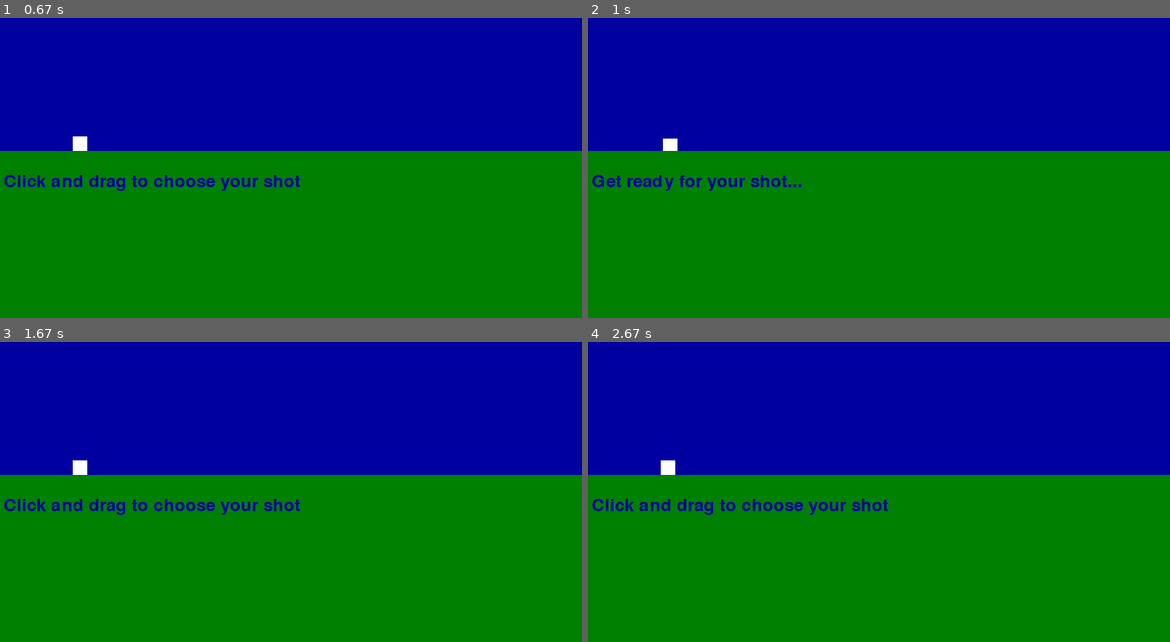
Above: before the commit, frames 1-4 (two rows, left to right).
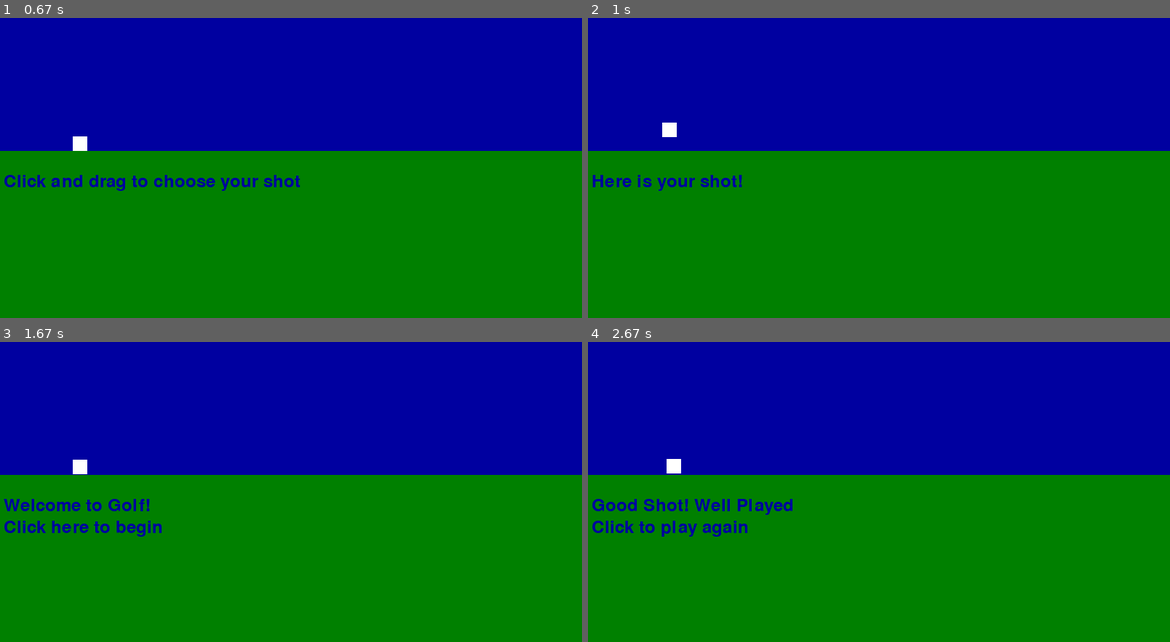
Above: after the commit, the same moments.

Repository: connorsadler/pygamehelperpublic
Game: pygame game, started from samplegame13_golf2.py
The game is run twice, just before and just after one commit, with the same random seed, the same clock (stepped at 60 frames per second) and the same inputs.
Inputs (mouse positions are in pixels of both pictures, inside the frame that each line leads up to):
- Up to frame 1 (0.67 s): press the mouse at (151, 105) at 0.37 s; move the mouse to (250, 150) at 0.47 s; release the mouse at (349, 198) at 0.6 s
- Up to frame 2 (1 s): press the mouse at (739, 105) at 0.7 s; move the mouse to (710, 51) at 0.8 s; release the mouse at (outside the picture) at 0.93 s
- Up to frame 3 (1.67 s): press the mouse at (151, 429) at 1.03 s; move the mouse to (197, 435) at 1.13 s; release the mouse at (250, 441) at 1.27 s; press the mouse at (151, 429) at 1.37 s; move the mouse to (314, 420) at 1.47 s; release the mouse at (471, 414) at 1.6 s
- Up to frame 4 (2.67 s): press the mouse at (739, 429) at 1.7 s; move the mouse to (873, 372) at 1.8 s; release the mouse at (outside the picture) at 1.93 s; click (outside the picture) at 2.05 s; press the mouse at (outside the picture) at 2.37 s; move the mouse to (outside the picture) at 2.47 s; release the mouse at (663, 381) at 2.6 s

Frame 1 is identical in both runs. In frame 2, 0.9% of the frame differs, in the area x 0-37%, y 34-58%; in frame 3, 1.6%; in frame 4, 1.7%, in the area x 0-52%, y 38-65%.

Commit message:
golf drag and fire game

Diff:
--- a/pygamehelper.py
+++ b/pygamehelper.py
@@ -114,6 +114,9 @@
         self.x += xvel
         self.y += yvel
 
+    def moveByVector(self, v):
+        self.moveBy(v[0], v[1])
+
     def moveForward(self, amount):
         (dx, dy) = resolveAngle(self.angle, amount)
         self.x += dx
@@ -657,6 +660,9 @@
 
 def scaleVector(v, scaleBy):
     return (v[0] * scaleBy, v[1] * scaleBy)
+
+def inverseVector(v):
+    return scaleVector(v, -1)
 
 def isVectorZero(v, tolerance):
     if v[0] == 0 and v[1] == 0:
--- a/samplegame13_golf2.py
+++ b/samplegame13_golf2.py
@@ -76,7 +76,8 @@
     def reset(self):
         # move the ball back to it's initial location
         ball = self.gameLogicController.ball
-        ball.setLocation((100, 350))
+        ground = self.gameLogicController.ground
+        ball.setLocation((100, ground.y - ball.height - 1))
 
 #
 # Allows user to drag and draw the shot "line" away from the ball
@@ -89,13 +90,15 @@
 
     def reset(self):
         self.dragging = False
-        self.dragEndpoint = None
+        self.dragEndPoint = None
+
+        ball = self.gameLogicController.ball
+        self.dragStartPoint = (ball.x, ball.y + ball.height)
 
     def draw(self):
         super().draw()
-        if self.dragEndpoint != None:
-            ball = self.gameLogicController.ball
-            drawLineThick((ball.x, ball.y + ball.height), self.dragEndpoint, red)
+        if self.dragEndPoint != None:
+            drawLineThick(self.dragStartPoint, self.dragEndPoint, red)
 
     def onClick(self, event):
         if event.type == pygame.MOUSEBUTTONUP:
@@ -111,26 +114,57 @@
 
     def onMouseMove(self, event):
         if self.dragging:
-            self.dragEndpoint = pygame.mouse.get_pos()
+            self.dragEndPoint = pygame.mouse.get_pos()
+
+    def getChosenShotVector(self):
+        if self.dragEndPoint == None:
+            return (10, -30)
+        result = subtractVectors(self.dragEndPoint, self.dragStartPoint)
+        # If they dragged down the screen, take that as the drag point spring back towards the ball and hitting it up the screen
+        if result[1] > 0:
+            result = inverseVector(result)
+        return result
 
 class Stage3(Stage):
     def __init__(self, gameLogicController):
-        super().__init__(gameLogicController, ["Get ready for your shot..."])
+        super().__init__(gameLogicController, ["Here is your shot!"])
+        self.moveVector = None
+
+    def reset(self):
+        self.chosenShotVector = self.gameLogicController.getChosenShotVector()
+        self.moveVector = scaleVector(self.chosenShotVector, 0.03)
 
     def move(self):
         ball = self.gameLogicController.ball
-        ball.moveBy(1,1)
+        ball.moveByVector(self.moveVector)
+        self.moveVector = (self.moveVector[0], self.moveVector[1] + 0.07)
+        # Stop it moving past ground level!
+        ground = self.gameLogicController.ground
+        if ball.y >= ground.y - ball.height:
+            ball.y = ground.y - ball.height
+            self.moveVector = (self.moveVector[0] * 0.8, self.moveVector[1] * -0.6)
+        # Once ball stops moving, move to next stage of game
+        if isVectorZero(self.moveVector, 0.1):
+            self.moveVector = (0, 0)
+            self.gameLogicController.nextStage()
+
+class Stage4(Stage):
+    def __init__(self, gameLogicController):
+        super().__init__(gameLogicController, ["Good Shot! Well Played", "Click to play again"])
+
 #
 # GameLogicController
 #
 class GameLogicController(Sprite):
-    def __init__(self, x, y, ball):
+    def __init__(self, x, y, ball, ground):
         super().__init__(x, y, screenRect.width, screenRect.height)
         self.ball = ball
+        self.ground = ground
         self.stages = []
         self.stages.append(Stage1(self))
         self.stages.append(Stage2(self))
         self.stages.append(Stage3(self))
+        self.stages.append(Stage4(self))
         self.stage = 0
 
     def move(self):
@@ -156,6 +190,14 @@
             self.stage = 0
         self.getCurrentStage().reset()
 
+    def getStage(self, classname):
+        for stage in self.stages:
+            if isinstance(stage, classname):
+                return stage
+        return None
+
+    def getChosenShotVector(self):
+        return self.getStage(Stage2).getChosenShotVector()
 
 #
 # Game loop logic
@@ -172,9 +214,10 @@
         # Sprites
         self.ball = Ball(100, 350, 20, 20)
         addSprite(self.ball)
-        addSprite(Ground(0, 370))
-
-        self.gameLogicController = GameLogicController(5, 400, self.ball)
+        self.ground = Ground(0, 370)
+        addSprite(self.ground)
+
+        self.gameLogicController = GameLogicController(5, 400, self.ball, self.ground)
         addSprite(self.gameLogicController)
 
     #
